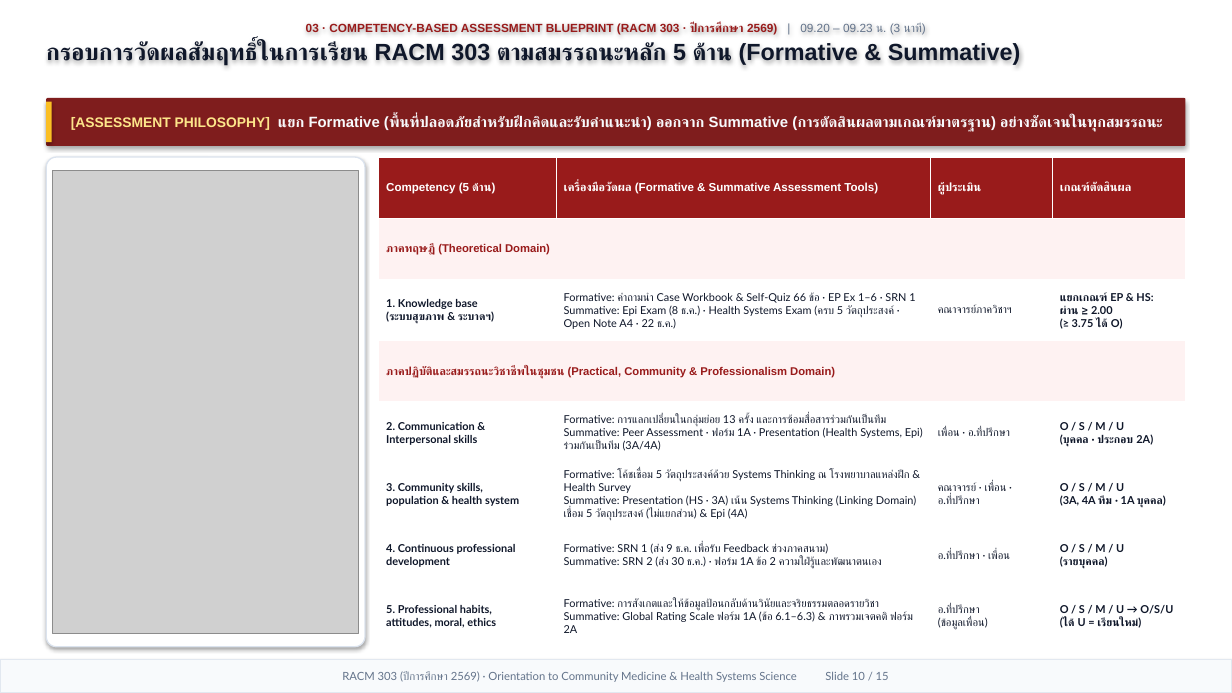
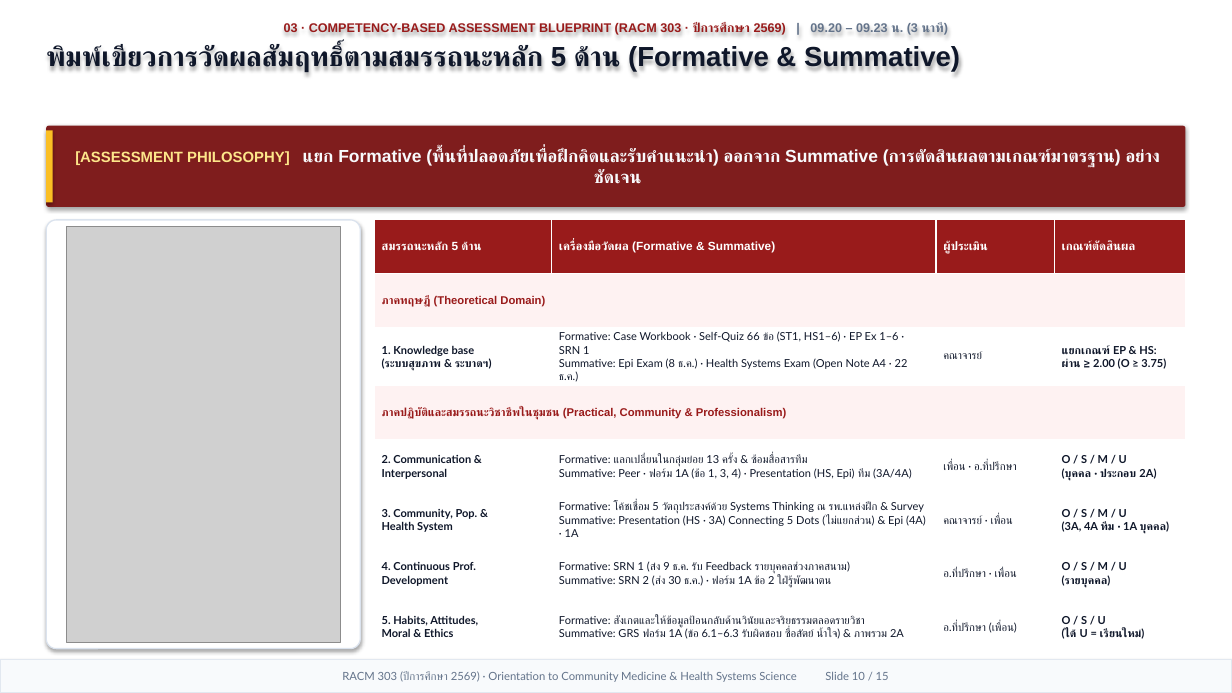
Before and after one commit to smartwoo/racm303-2569-faculty-member, a slide deck: slide 10 of exports/pptx/RACM303_2569_Orientation_Slides.pptx. Drawn at 1232x693 pixels with LibreOffice and Linux fonts; fonts in the diff are those of the drawing; grey boxes stand for pictures. Boxes give left, top, right and bottom in pixels: in the first picture for what was removed or moved away, otherwise in the second. Text is boxed around its words. In the diff, an @@ line names an element or a change of style, - is before the commit and + after.

Commit message:
feat(orientation): Apple Keynote 1/3 header + 2/3 Bento deck, HD original HSS figures with citations, and 6-form-factor responsive design

```diff
--- a/exports/pptx/RACM303_2569_Orientation_Slides.pptx
+++ b/exports/pptx/RACM303_2569_Orientation_Slides.pptx
@@ text at (x1=284, y1=23, x2=949, y2=37): size 9.2 to 9.8 pt in "03 · COMPETENCY-BASED ASSESSMENT BLUEPRINT (RACM 303 ..."; bold on in "| 09.20 – 09.23 น. (3 นาที)"; more space between paragraphs @@
@@ text at (x1=46, y1=45, x2=960, y2=73): text changed; size 18.2 to 21.5 pt @@
-กรอบการวัดผลสัมฤทธิ์ในการเรียน RACM 303 ตามสมรรถนะหลัก 5 ด้าน (Formative & Summative)
+พิมพ์เขียวการวัดผลสัมฤทธิ์ตามสมรรถนะหลัก 5 ด้าน (Formative & Summative)
@@ rounded rectangle "[ASSESSMENT PHILOSOPHY] แยก Formative (พื้นที่ปลอดภัยเพื่อฝึ ..." resized from (x1=46, y1=98, x2=1186, y2=146) to (x1=46, y1=126, x2=1186, y2=207) @@
@@ rectangle resized from (x1=46, y1=102, x2=52, y2=142) to (x1=46, y1=130, x2=53, y2=202) @@
@@ text in rounded rectangle at (x1=75, y1=148, x2=1160, y2=184): text changed; size 11.6 to 13.6 pt @@
-[ASSESSMENT PHILOSOPHY] แยก Formative (พื้นที่ปลอดภัยสำหรับฝึกคิดและรับคำแนะนำ) ออกจาก Summative (การตัดสินผลตามเกณฑ์มาตรฐาน) อย่างชัดเจนในทุกสมรรถนะ
+[ASSESSMENT PHILOSOPHY] แยก Formative (พื้นที่ปลอดภัยเพื่อฝึกคิดและรับคำแนะนำ) ออกจาก Summative (การตัดสินผลตามเกณฑ์มาตรฐาน) อย่างชัดเจน
@@ rounded rectangle resized from (x1=46, y1=157, x2=365, y2=647) to (x1=46, y1=220, x2=360, y2=649) @@
@@ picture resized from (x1=53, y1=170, x2=359, y2=634) to (x1=67, y1=226, x2=341, y2=642) @@
@@ table at (x1=374, y1=220, x2=1186, y2=649) @@
-row 1, column 1: Competency (5 ด้าน)
+row 1, column 1: สมรรถนะหลัก 5 ด้าน
-row 1, column 2: เครื่องมือวัดผล (Formative & Summative Assessment Tools)
+row 1, column 2: เครื่องมือวัดผล (Formative & Summative)
-row 3: 1. Knowledge base (ระบบสุขภาพ & ระบาดฯ) | Formative: คำถามนำ Case Workbook & Self-Quiz 66 ข้อ · EP Ex 1–6 · SRN 1 Summative: Epi Exam (8 ธ.ค.) · Health Systems Exam (ครบ 5 วัตถุประสงค์ · Open Note A4 · 22 ธ.ค.) | คณาจารย์ภาควิชาฯ | แยกเกณฑ์ EP & HS: ผ่าน ≥ 2.00 (≥ 3.75 ได้ O)
+row 3: 1. Knowledge base (ระบบสุขภาพ & ระบาดฯ) | Formative: Case Workbook · Self-Quiz 66 ข้อ (ST1, HS1–6) · EP Ex 1–6 · SRN 1 Summative: Epi Exam (8 ธ.ค.) · Health Systems Exam (Open Note A4 · 22 ธ.ค.) | คณาจารย์ | แยกเกณฑ์ EP & HS: ผ่าน ≥ 2.00 (O ≥ 3.75)
-row 4, column 1: ภาคปฏิบัติและสมรรถนะวิชาชีพในชุมชน (Practical, Community & Professionalism Domain)
+row 4, column 1: ภาคปฏิบัติและสมรรถนะวิชาชีพในชุมชน (Practical, Community & Professionalism)
-row 5, column 1: 2. Communication & Interpersonal skills
+row 5, column 1: 2. Communication & Interpersonal
-row 5, column 2: Formative: การแลกเปลี่ยนในกลุ่มย่อย 13 ครั้ง และการซ้อมสื่อสารร่วมกันเป็นทีม Summative: Peer Assessment · ฟอร์ม 1A · Presentation (Health Systems, Epi) ร่วมกันเป็นทีม (3A/4A)
+row 5, column 2: Formative: แลกเปลี่ยนในกลุ่มย่อย 13 ครั้ง & ซ้อมสื่อสารทีม Summative: Peer · ฟอร์ม 1A (ข้อ 1, 3, 4) · Presentation (HS, Epi) ทีม (3A/4A)
-row 6: 3. Community skills, population & health system | Formative: โค้ชเชื่อม 5 วัตถุประสงค์ด้วย Systems Thinking ณ โรงพยาบาลแหล่งฝึก & Health Survey Summative: Presentation (HS · 3A) เน้น Systems Thinking (Linking Domain) เชื่อม 5 วัตถุประสงค์ (ไม่แยกส่วน) & Epi (4A) | คณาจารย์ · เพื่อน · อ.ที่ปรึกษา | O / S / M / U (3A, 4A ทีม · 1A บุคคล)
+row 6: 3. Community, Pop. & Health System | Formative: โค้ชเชื่อม 5 วัตถุประสงค์ด้วย Systems Thinking ณ รพ.แหล่งฝึก & Survey Summative: Presentation (HS · 3A) Connecting 5 Dots (ไม่แยกส่วน) & Epi (4A) · 1A | คณาจารย์ · เพื่อน | O / S / M / U (3A, 4A ทีม · 1A บุคคล)
-row 7, column 1: 4. Continuous professional development
+row 7, column 1: 4. Continuous Prof. Development
-row 7, column 2: Formative: SRN 1 (ส่ง 9 ธ.ค. เพื่อรับ Feedback ช่วงภาคสนาม) Summative: SRN 2 (ส่ง 30 ธ.ค.) · ฟอร์ม 1A ข้อ 2 ความใฝ่รู้และพัฒนาตนเอง
+row 7, column 2: Formative: SRN 1 (ส่ง 9 ธ.ค. รับ Feedback รายบุคคลช่วงภาคสนาม) Summative: SRN 2 (ส่ง 30 ธ.ค.) · ฟอร์ม 1A ข้อ 2 ใฝ่รู้พัฒนาตน
-row 8: 5. Professional habits, attitudes, moral, ethics | Formative: การสังเกตและให้ข้อมูลป้อนกลับด้านวินัยและจริยธรรมตลอดรายวิชา Summative: Global Rating Scale ฟอร์ม 1A (ข้อ 6.1–6.3) & ภาพรวมเจตคติ ฟอร์ม 2A | อ.ที่ปรึกษา (ข้อมูลเพื่อน) | O / S / M / U → O/S/U (ได้ U = เรียนใหม่)
+row 8: 5. Habits, Attitudes, Moral & Ethics | Formative: สังเกตและให้ข้อมูลป้อนกลับด้านวินัยและจริยธรรมตลอดรายวิชา Summative: GRS ฟอร์ม 1A (ข้อ 6.1–6.3 รับผิดชอบ ซื่อสัตย์ น้ำใจ) & ภาพรวม 2A | อ.ที่ปรึกษา (เพื่อน) | O / S / U (ได้ U = เรียนใหม่)
@@ size 9 to 9.2 pt in "ผู้ประเมิน", "เกณฑ์ตัดสินผล" @@
@@ size 8.5 to 8.6 pt in "1. Knowledge base (ระบบสุขภาพ & ระบาดฯ)", "เพื่อน · อ.ที่ปรึกษา", "O / S / M / U ...", "O / S / M / U ..." and 2 more places @@
@@ table resized from (x1=379, y1=157, x2=1186, y2=647) to (x1=374, y1=220, x2=1186, y2=649) @@
```
Also in this commit, not shown: 13 other slides changed, 1 slide added, 1 slide removed, 6 other files.
